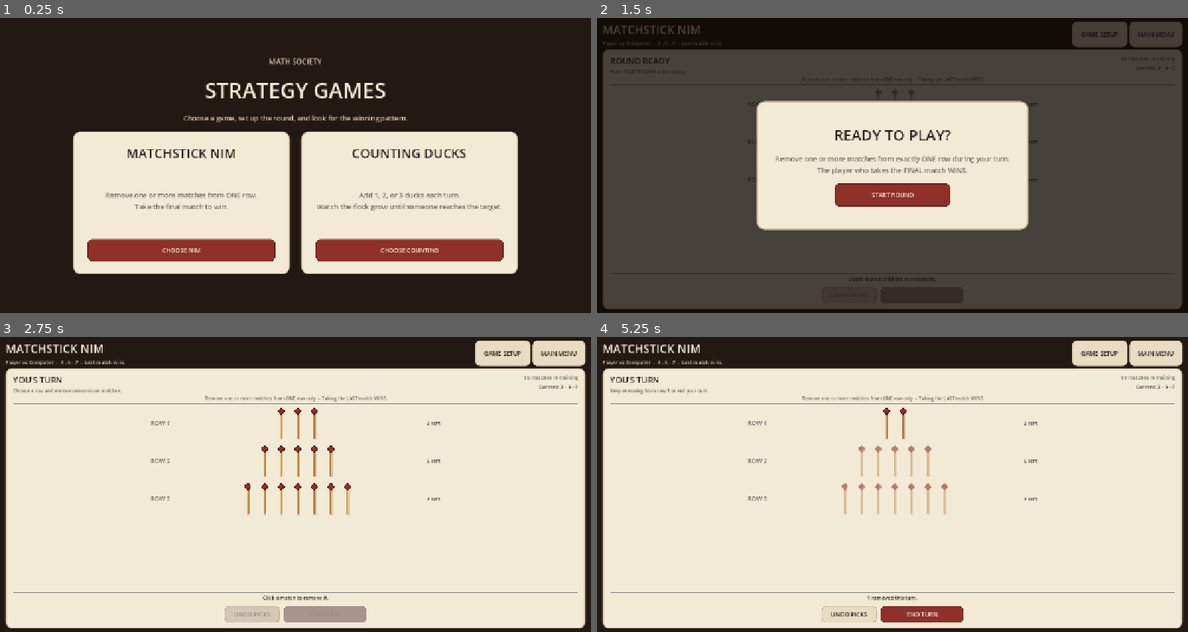
Above: before the commit, frames 1-4 (two rows, left to right).
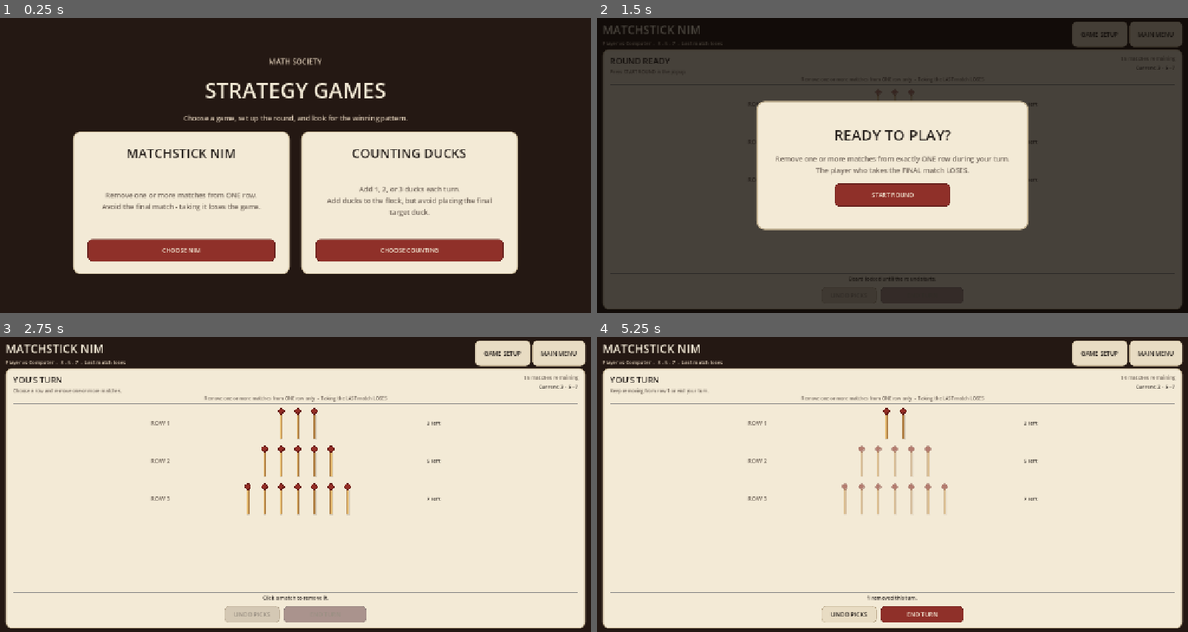
Above: after the commit, the same moments.

Repository: Integraxiii/The-Game-of-Nim
Game: Godot game, scene res://main.tscn
Same seed, same stepped clock (60 frames per second), same inputs: the game is played once before the commit and once after it.
Inputs (mouse positions are in pixels of both pictures, inside the frame that each line leads up to):
- Up to frame 1 (0.25 s): no input
- Up to frame 2 (1.5 s): click "CHOOSE NIM" at 0.5 s; click "PLAY NIM" at 1.25 s
- Up to frame 3 (2.75 s): click "START ROUND" at 2 s
- Up to frame 4 (5.25 s): click "GAME SETUP" at 2.75 s; click "PLAY NIM" at 3.5 s; click "START ROUND" at 4.25 s; click (880, 422) at 5.02 s

The runs differ from the first frame. In frame 1, 1.3% of the frame differs, in the area x 17-85%, y 57-68%; in frame 2, 0.3%; in frame 3, 0.2%; in frame 4, 0.2%.

Commit message:
Use last-object-loses strategy rules

Diff:
--- a/main.tscn
+++ b/main.tscn
@@ -1,6 +1,6 @@
 [gd_scene load_steps=3 format=3]
 
-[ext_resource type="Script" path="res://scripts/strategy_games_v2.gd" id="1_main"]
+[ext_resource type="Script" path="res://scripts/strategy_games_misere.gd" id="1_main"]
 [ext_resource type="Script" path="res://scripts/background_music.gd" id="2_music"]
 
 [node name="StrategyGames" type="Control"]
